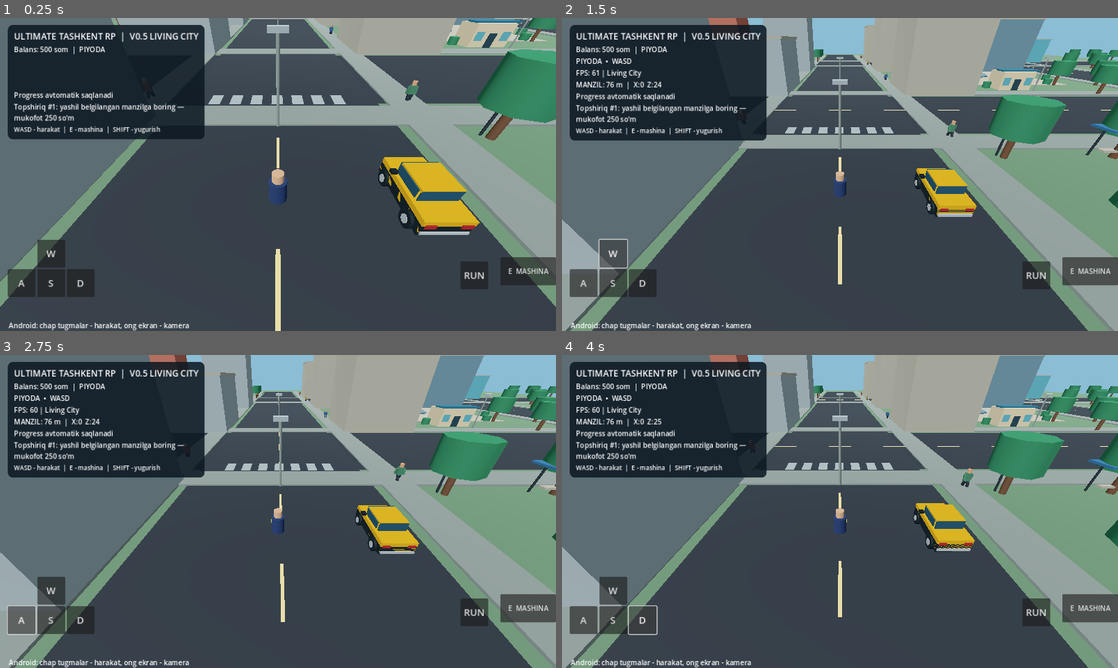
Above: before the commit, frames 1-4 (two rows, left to right).
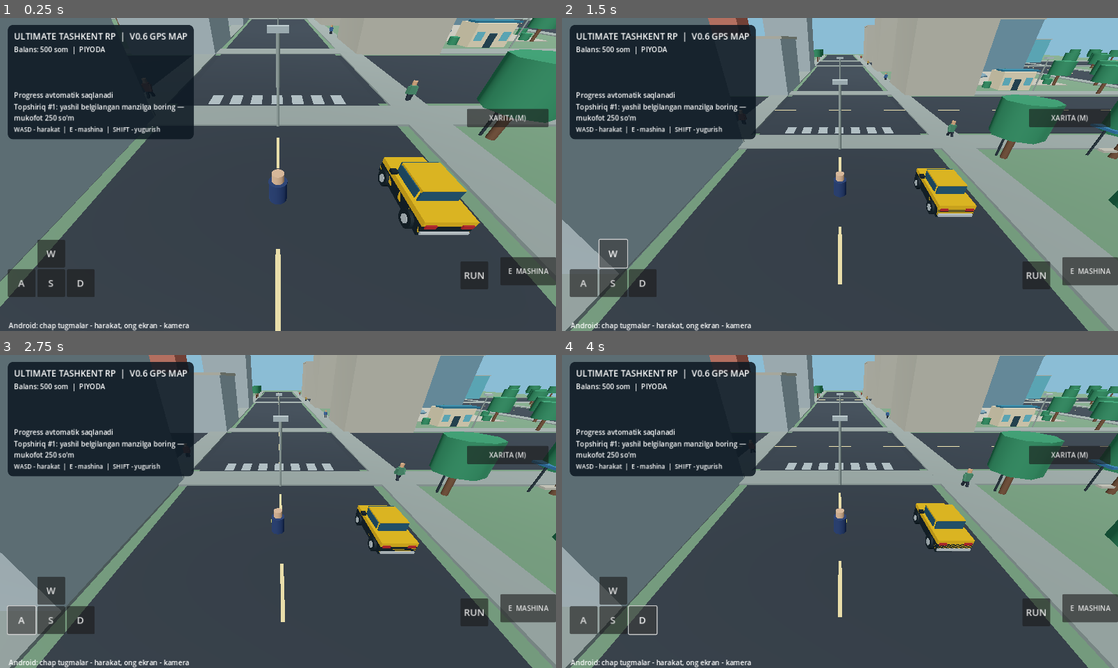
Above: after the commit, the same moments.

Repository: uzumseller500-bot/ultimate-tashkent-rp
Game: Godot game, scene res://scenes/main.tscn
Same seed, same stepped clock (60 frames per second), same inputs: the game is played once before the commit and once after it.
Inputs (mouse positions are in pixels of both pictures, inside the frame that each line leads up to):
- Up to frame 1 (0.25 s): no input
- Up to frame 2 (1.5 s): click (1067, 118) at 0.5 s, where only the run after the commit has a clickable "XARITA (M)"; click "W" at 1.25 s
- Up to frame 3 (2.75 s): click "A" at 2 s
- Up to frame 4 (4 s): click "S" at 2.75 s; click "D" at 3.5 s

The runs differ from the first frame. In frame 1, 1.7% of the frame differs, in the area x 25-99%, y 2-39%; in frame 2, 3.3%; in frame 3, 3.3%, in the area x 1-99%, y 2-40%; in frame 4, 3.3%.
Error after the commit: Parse Error: Cannot infer the type of "x" variable because the value doesn't have a set type. (res://scripts/city_map.gd:46)

Commit message:
V0.6 live minimap, expandable district map, M toggle and destination guidance

Diff:
--- a/scripts/main.gd
+++ b/scripts/main.gd
@@ -42,6 +42,8 @@
 var hud_update_timer := 0.0
 var fps_label: Label
 var navigation_label: Label
+var city_map: Control
+var map_overlay: Control
 var pedestrians: Array[Dictionary] = []
 
 func _ready() -> void:
@@ -393,7 +395,7 @@
 	var labels := VBoxContainer.new()
 	top.add_child(labels)
 	var title := Label.new()
-	title.text = "ULTIMATE TASHKENT RP  |  V0.5 LIVING CITY"
+	title.text = "ULTIMATE TASHKENT RP  |  V0.6 GPS MAP"
 	title.add_theme_font_size_override("font_size",20)
 	labels.add_child(title)
 	coins_label = Label.new()
@@ -415,6 +417,31 @@
 	information.text = "WASD - harakat  |  E - mashina  |  SHIFT - yugurish"
 	information.add_theme_font_size_override("font_size",14)
 	labels.add_child(information)
+	# Persistent top-right radar with a full-screen map on M.
+	var map_script: Script = load("res://scripts/city_map.gd")
+	city_map = Control.new()
+	city_map.set_script(map_script)
+	city_map.position = Vector2(0,0)
+	city_map.set_anchors_preset(Control.PRESET_TOP_RIGHT)
+	city_map.position = Vector2(-205,18)
+	city_map.custom_minimum_size = Vector2(188,188)
+	city_map.size = Vector2(188,188)
+	root.add_child(city_map)
+	map_overlay = Control.new()
+	map_overlay.set_script(map_script)
+	map_overlay.set_anchors_preset(Control.PRESET_CENTER)
+	map_overlay.position = Vector2(-300,-240)
+	map_overlay.size = Vector2(600,480)
+	map_overlay.visible = false
+	map_overlay.set("expanded",true)
+	root.add_child(map_overlay)
+	var map_button := Button.new()
+	map_button.text = "XARITA (M)"
+	map_button.set_anchors_preset(Control.PRESET_TOP_RIGHT)
+	map_button.position = Vector2(-205,209)
+	map_button.custom_minimum_size = Vector2(188,42)
+	root.add_child(map_button)
+	map_button.pressed.connect(_toggle_map)
 	# Right-side Android camera touch zone intentionally does not cover HUD buttons.
 	touch_pad = Control.new()
 	touch_pad.set_anchors_preset(Control.PRESET_FULL_RECT)
@@ -445,6 +472,10 @@
 	note.position = Vector2(20,-24)
 	root.add_child(note)
 
+func _toggle_map() -> void:
+	map_overlay.visible = not map_overlay.visible
+	city_map.visible = not map_overlay.visible
+
 func _touch_button(parent: Control, label: String, pos: Vector2, key: String) -> void:
 	var btn := Button.new()
 	btn.text = label
@@ -471,6 +502,8 @@
 	if event is InputEventKey and event.pressed and not event.echo:
 		if event.keycode == KEY_E:
 			_toggle_car()
+		if event.keycode == KEY_M:
+			_toggle_map()
 	if event is InputEventMouseButton and event.button_index == MOUSE_BUTTON_RIGHT:
 		mouse_look = event.pressed
 	if event is InputEventMouseMotion and mouse_look:
@@ -506,10 +539,13 @@
 	hud_update_timer += delta
 	if hud_update_timer >= 0.3:
 		hud_update_timer = 0.0
+		var current_pos: Vector3 = car.global_position if car_mode else player.global_position
+		city_map.call("update_navigation",current_pos,mission_target,car_angle if car_mode else player.rotation.y)
+		map_overlay.call("update_navigation",current_pos,mission_target,car_angle if car_mode else player.rotation.y)
 		if speed_label:
 			speed_label.text = "TEZLIK  %03d km/soat" % int(absf(car_velocity)*5.0) if car_mode else "PIYODA  •  WASD"
 		if fps_label:
-			fps_label.text = "FPS: %d | Living City" % Engine.get_frames_per_second()
+			fps_label.text = "FPS: %d | GPS Map" % Engine.get_frames_per_second()
 		if navigation_label:
 			var focus_position: Vector3 = car.global_position if car_mode else player.global_position
 			var meters := int(focus_position.distance_to(mission_target))
